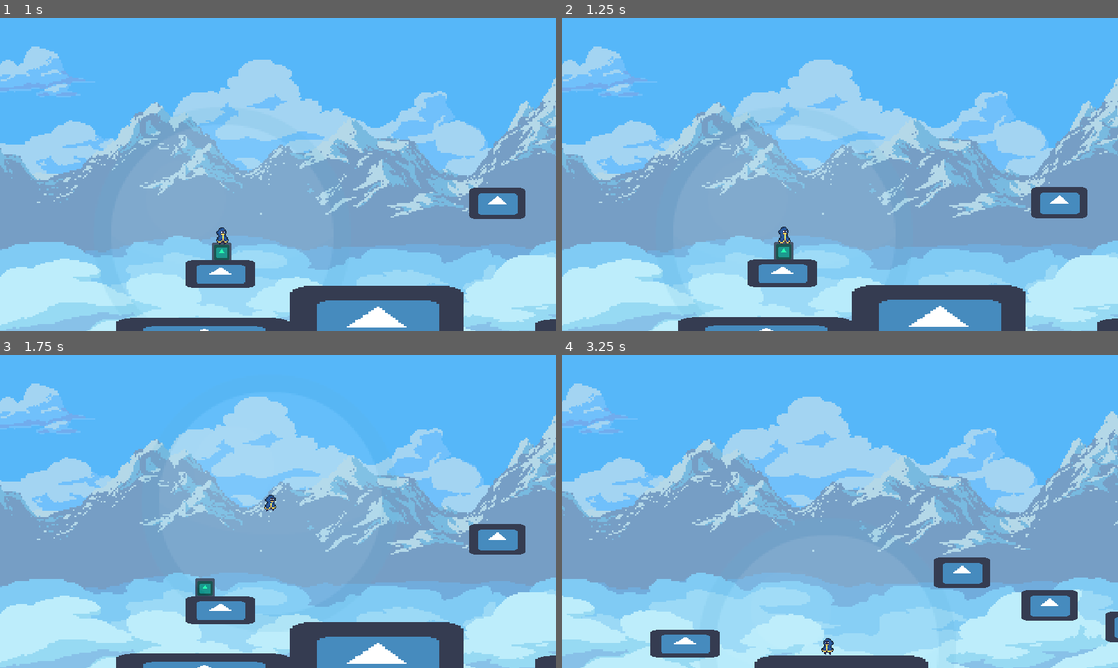
Above: before the commit, frames 1-4 (two rows, left to right).
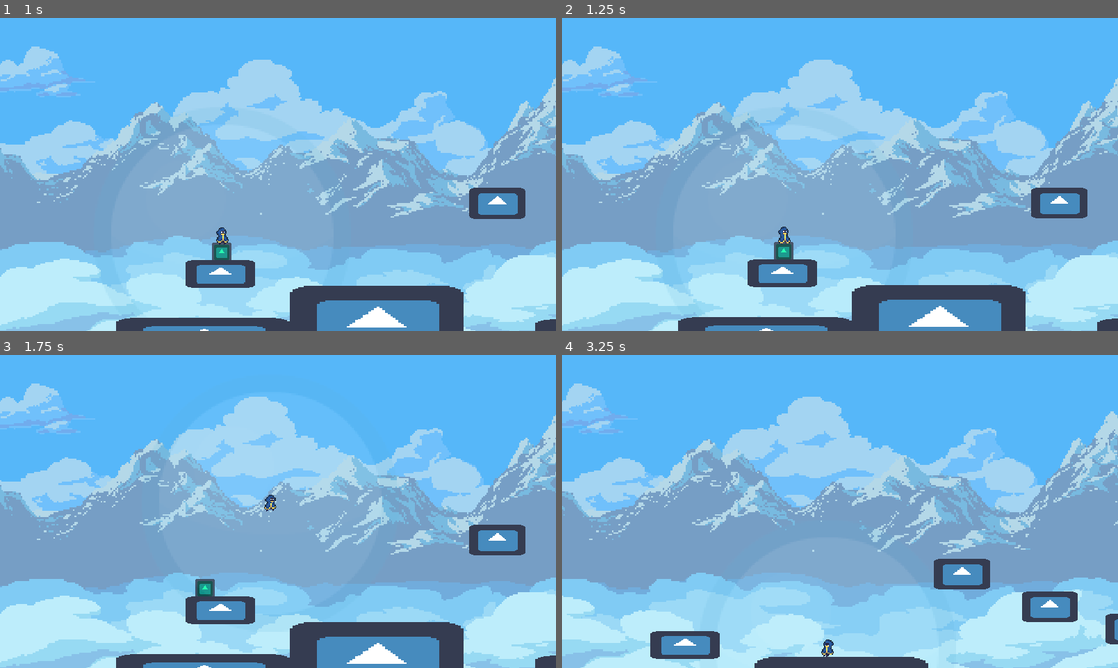
Above: after the commit, the same moments.

Repository: Vicentendistes/Juego-jueg-n-juegazo
Game: Godot game, scene res://ui/main_menu.tscn
Same seed, same stepped clock (60 frames per second), same inputs: the game is played once before the commit and once after it. The engine's default icon, where the game draws it, is replaced by a stand-in: a white triangle on a blue panel in a dark square.
Inputs (mouse positions are in pixels of both pictures, inside the frame that each line leads up to):
- Up to frame 1 (1 s): click "Jugar" at 0.5 s
- Up to frame 2 (1.25 s): no input
- Up to frame 3 (1.75 s): move the mouse to (400, 495) at 1.27 s; hold D (move_right) from 1.28 s (still down); hold Right (push) from 1.28 s (still down); tap Space (jump) at 1.52, 1.55 s
- Up to frame 4 (3.25 s): tap Space (jump) at 1.82, 2.1, 2.27, 2.57, 3.05 s; move the mouse to (728, 527) at 2.02 s; release Right (push) at 2.03 s; tap Right (push) at 2.3 s; move the mouse to (895, 442) at 2.77 s; release D (move_right) at 2.78 s; hold A (move_left) from 2.78 s (still down); hold Left (attract) from 2.78 s (still down)

Frame 1 is identical in both runs. In frame 2, less than 0.1% of the frame differs, in the area x 84-95%, y 54-64%; in frame 3, 0.2%; in frame 4, 0.8%, in the area x 15-100%, y 64-99%.

Commit message:
personaje arreglado

Diff:
--- a/scenes/charlie.gd
+++ b/scenes/charlie.gd
@@ -1,6 +1,4 @@
 extends KinematicBody2D
-
-# This represents the player's inertia.
 
 var velocity = Vector2()
 var timer = 0
@@ -28,17 +26,17 @@
 
 func _physics_process(delta):
 	var _is_atracting = false
-	#==========================================[VELOCIDAD]=========================================
+	#==========================================[BASIC CONTROLS]=========================================
 	velocity = move_and_slide(velocity, Vector2.UP)
 	#velocity = move_and_slide(velocity, Vector2.UP, false, 4, PI/4, false)
 
-
-
+	#right and left movements
 	var move_input = Input.get_axis("move_left", "move_right")
 	velocity.x = move_toward(velocity.x, move_input * SPEED, ACCELERATION*delta)
 	if velocity.y < 500:
 		velocity.y +=  GRAVITY
 
+	#jump
 	if timer > 0:
 		timer -= delta/JUMP_TIME
 	if Input.is_action_just_pressed("jump"):
@@ -49,7 +47,6 @@
 
 	#back to main menu
 	if Input.is_action_pressed("quit"):
-	# warning-ignore:return_value_discarded
 		if get_tree().change_scene("res://ui/main_menu.tscn") != OK:
 			print("error al cambiar de escena")
 
@@ -92,25 +89,26 @@
 		else:
 			playback.travel("fall")
 
-	#==========================================[COLISIÓN]=========================================
-	# after calling move_and_slide()
+	#==========================================[COLLISION]=========================================
+	#colitions with Imantado after calling move_and_slide()
 	for index in get_slide_count():
 		var collision = get_slide_collision(index)
 		if collision.collider is Imantado:
-			if collision.collider.global_position.y - global_position.y > 14:
-				print("arriba")
+			var difference = collision.collider.global_position.y - global_position.y
+			if  difference > 14:
+				#print("arriba")
 				collision.collider.push(-collision.normal * velocity.length(), "y")
 
-			elif collision.collider.global_position.y - global_position.y < -14:
-				print("abajo")
-				collision.collider.push(-collision.normal * IMPULSE, "x")
+			elif difference < -14:
+				#print("abajo")
+				#collision.collider.push(-collision.normal * IMPULSE, "x")
+				pass
 			else:
-				print("en medio")
-
+				#print("en medio")
+				pass
 
 		#if collision.collider.is_in_group("bodies"):
 		#	collision.collider.apply_central_impulse(-collision.normal * IMPULSE) #RigidBody
-
 
 
 
@@ -128,5 +126,10 @@
 	if body in array:
 		array.erase(body)
 
-func slide(vector):
-	velocity += vector
+func push(vector, t):
+	if t=="x":
+		velocity.x += vector.x
+	if t=="y":
+		velocity.y += vector.y
+	if t=="xy":
+		velocity += vector
--- a/scenes/charlie.tscn
+++ b/scenes/charlie.tscn
@@ -15,8 +15,9 @@
 [ext_resource path="res://scenes/cloud_layer.gd" type="Script" id=13]
 [ext_resource path="res://assets/ballBlue_10.png" type="Texture" id=14]
 
-[sub_resource type="RectangleShape2D" id=23]
-extents = Vector2( 6, 8 )
+[sub_resource type="CapsuleShape2D" id=23]
+radius = 5.0
+height = 6.0
 
 [sub_resource type="Animation" id=2]
 length = 0.001
--- a/scenes/imantado.gd
+++ b/scenes/imantado.gd
@@ -16,10 +16,11 @@
 		var collision = get_slide_collision(index)
 		if collision.collider.is_in_group("Player"):
 			var difference = global_position - collision.collider.global_position
-			print(difference)
+			#print(difference)
 			if difference.y < -14:
-				print("choque")
-				push((difference).normalized()*IMPULSE, "x")
+				#print("choque")
+				collision.collider.push(-difference.normalized() * IMPULSE, "x")
+				push(difference.normalized() * IMPULSE, "x")
 
 
 func push(vector, t):
